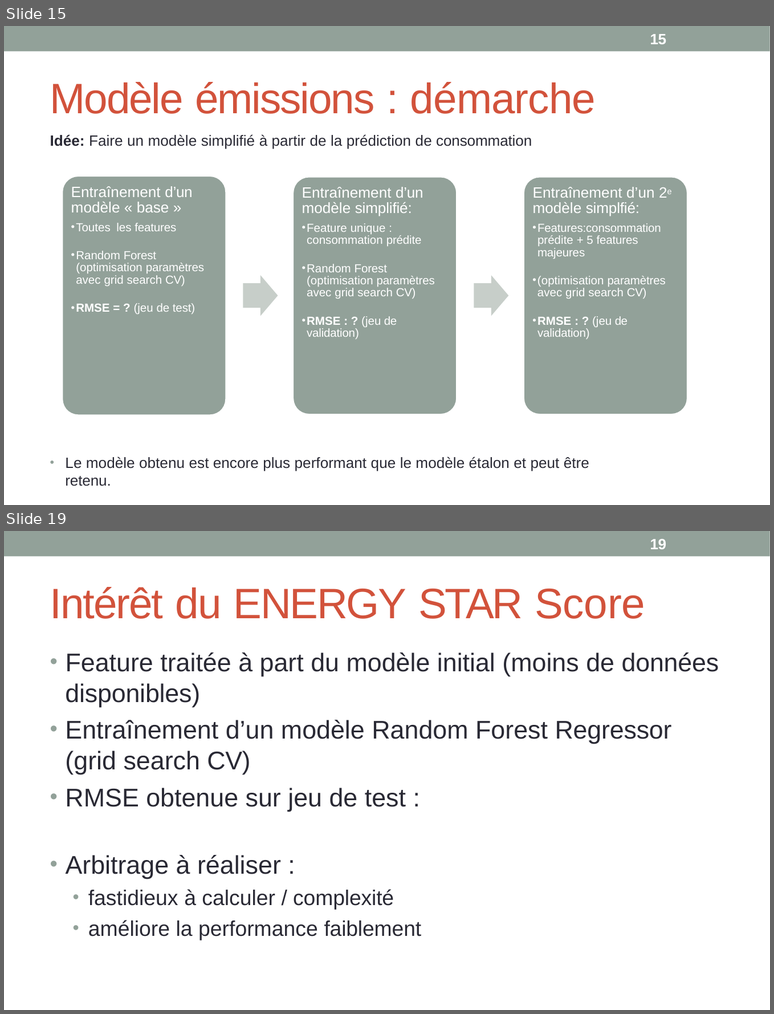
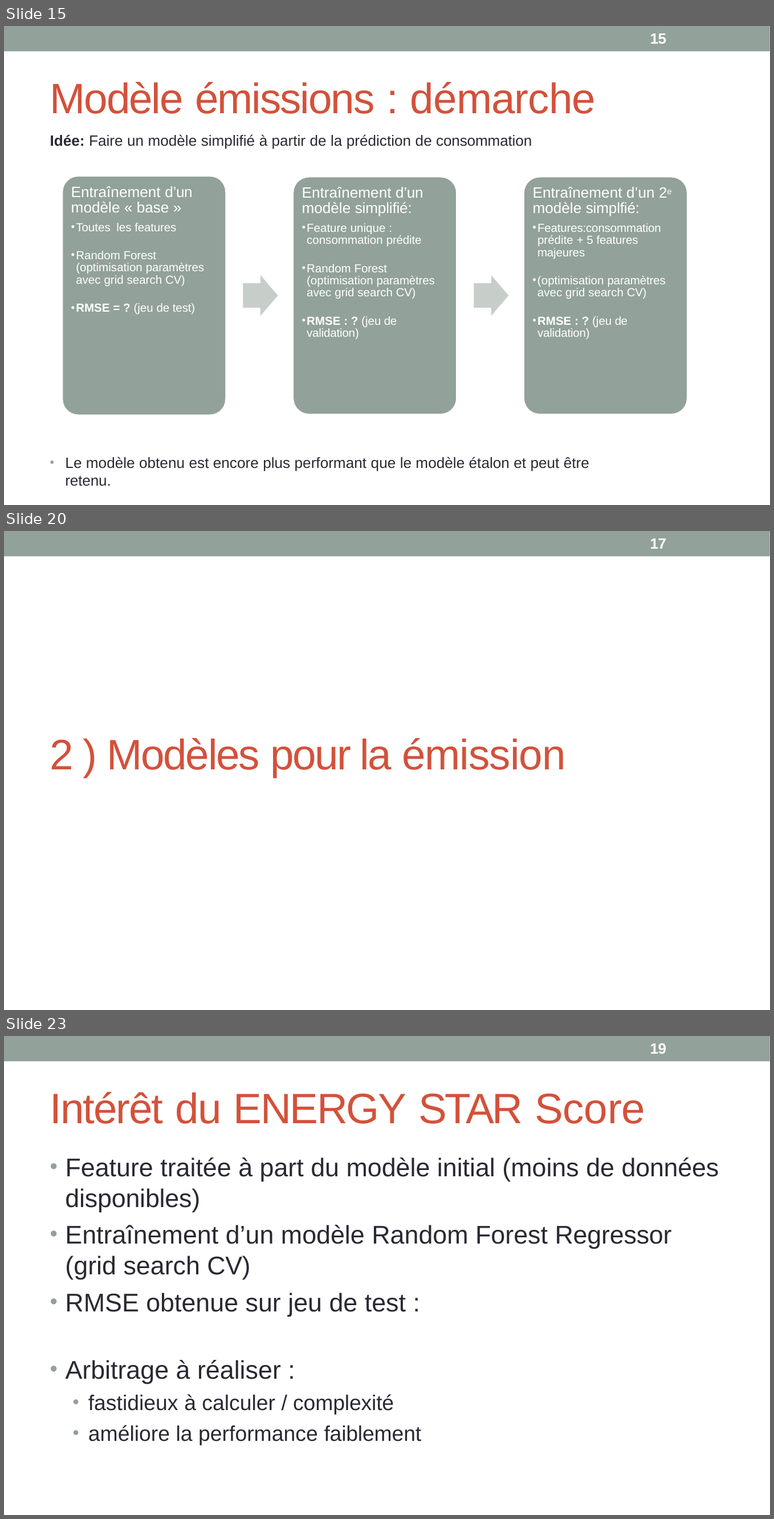
Before and after one commit to wdavid93/OpenClassRoom, a slide deck: Projet_4/Livrable/soutenance projet 4_mm .pptx. Shown one above the other, each under a label of ours: slides 15 and 19 before the commit, slides 15, 20 and 23 after it; the slides between them are not shown. The pictures are 774x1014 and 774x1519 pixels, drawn with LibreOffice and Linux fonts; fonts in the diff are those of the drawing. Boxes give left, top, right and bottom in pixels: in the first picture for what was removed or moved away, otherwise in the second. Text is boxed around its words. In the diff, an @@ line names an element or a change of style, - is before the commit and + after.

```diff
--- a/Projet_4/Livrable/soutenance projet 4_mm .pptx
+++ b/Projet_4/Livrable/soutenance projet 4_mm .pptx
@@ slide 20 added at box(4, 531, 770, 1010), background #FFFFFF; not listed: 1 template element that a slide beside it also shows @@
@@ text added at box(650, 538, 667, 549), 14 pt, text #FFFFFF, bold @@
+17
@@ title added at box(50, 738, 566, 777), 40 pt, text #D2523B @@
+2 ) Modèles pour la émission
@@ what was slide 19 is now slide 23 @@
```
Also in this commit, not shown: 8 slides changed, 3 other slides added, 16 other files.
